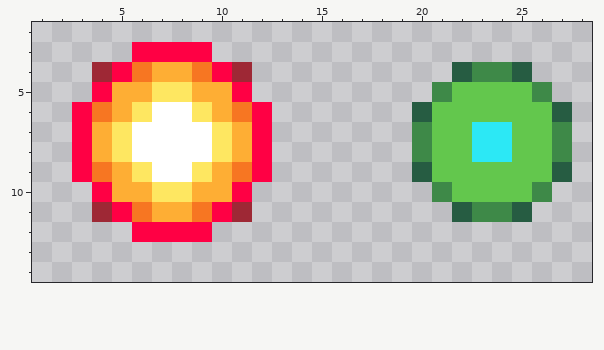
File history of a pixel-art sprite, assets/img/ball.png. Above: the version before the commit.
The file is 32x32 pixels. Shown: x 1..28, y 2..14.
The same view after the edit:
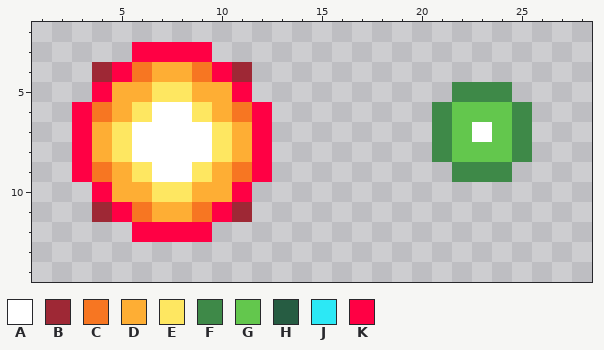
Palette (. is transparent): A #ffffff  B #9e2835  C #f77622  D #feae34  E #fee761  F #3e8948  G #63c74d  H #265c42  J #2ce8f5  K #ff0044
Difference:
Colour J gives way to colour A in row 7 at x 23.
Colour G gives way to colour F in row 5 at x 22 to 24; in rows 6 to 8 at x 21 and 25; in row 9 at x 22 to 24.
Colour J gives way to colour G in row 7 at x 24; in row 8 at x 23 to 24.
Colour F is removed in row 4 at x 23 to 24; in row 5 at x 21 and 26; in rows 7 to 8 at x 20 and 27; in row 10 at x 21 and 26; in row 11 at x 23 to 24.
Colour G is removed in row 5 at x 25; in rows 6 to 8 at x 26; in row 9 at x 21 and 25 to 26; in row 10 at x 22 to 25.
Colour H is removed in row 4 at x 22 and 25; in row 6 at x 20 and 27; in row 9 at x 20 and 27; in row 11 at x 22 and 25.
Changed places in both pictures, as pixel boxes (x1, y1, x2, y2):
changed: (412, 62, 572, 222)
